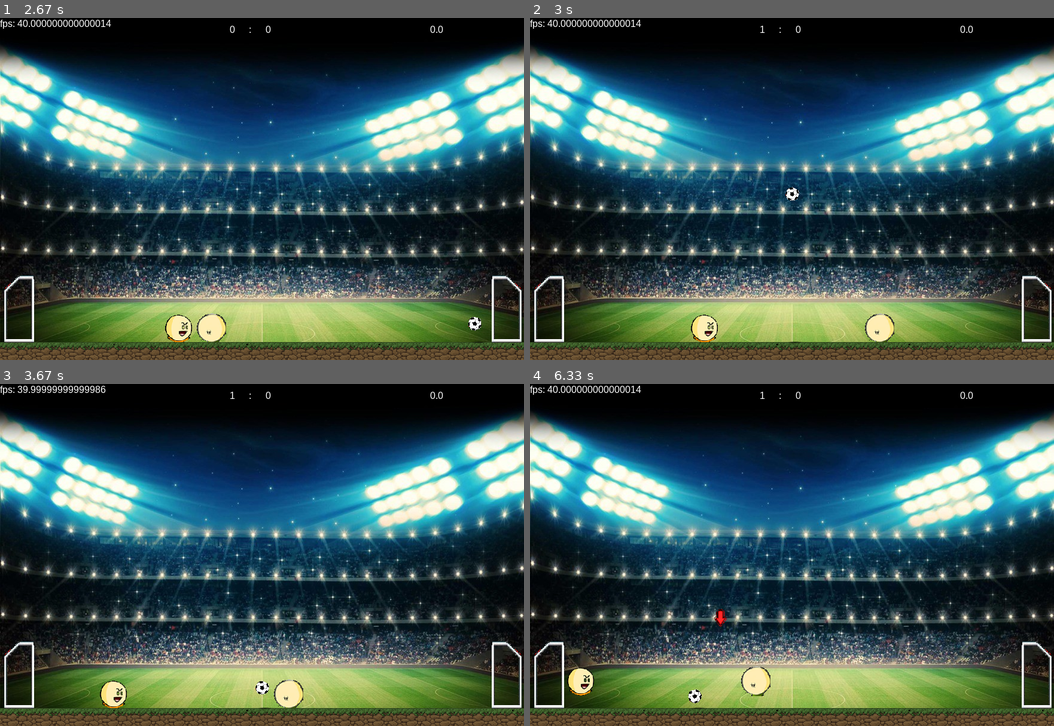
Above: before the commit, frames 1-4 (two rows, left to right).
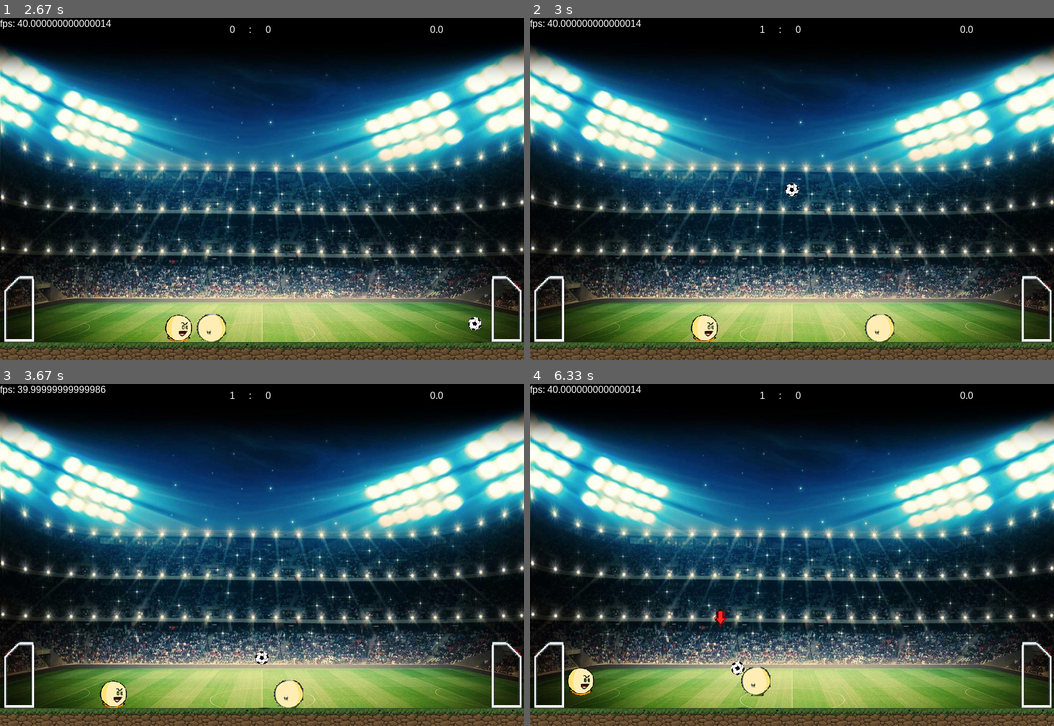
Above: after the commit, the same moments.

Repository: pedrooa/Projeto-Final
Game: pygame game, started from main_2_VersãoPedrão.py
Two runs of this game, one before a commit and one after it. Both use one fixed random seed, a clock stepped at 60 frames per second and the inputs below.
Inputs:
- Up to frame 1 (2.67 s): hold Left 0.33-0.87 s; hold Down 0.9-1.2 s; hold S 0.9-1.2 s; hold Left 1.23-1.63 s; hold A 1.23-1.63 s; hold Up 1.67-2.03 s; hold W 1.67-2.03 s; hold Right from 2.07 s (still down); hold D from 2.07 s (still down)
- Up to frame 2 (3 s): release Right at 2.7 s; release D at 2.7 s; hold Down from 2.73 s (still down); hold S from 2.73 s (still down)
- Up to frame 3 (3.67 s): release Down at 3.1 s; release S at 3.1 s; hold Left 3.13-3.6 s; hold A 3.13-3.6 s; hold Right from 3.63 s (still down); hold D from 3.63 s (still down)
- Up to frame 4 (6.33 s): release Right at 4.1 s; release D at 4.1 s; hold Up 4.13-4.43 s; hold W 4.13-4.43 s; hold Right 4.47-4.93 s; hold D 4.47-4.93 s; hold Left 4.97-5.5 s; hold A 4.97-5.5 s; hold Down 5.53-5.83 s; hold S 5.53-5.83 s; hold Left 5.87-6.27 s; hold A 5.87-6.27 s; hold Up from 6.3 s (still down); hold W from 6.3 s (still down)

Frame 1 is identical in both runs. In frame 2, less than 0.1% of the frame differs, in the area x 48-52%, y 48-54%; in frame 3, 0.2%; in frame 4, 0.2%, in the area x 30-42%, y 81-96%.

Commit message:
Colisao da bola e jogadores com a trave arrumada, powerup do gol arrumado, colisao entre players melhorada

Diff:
--- a/Sprites.py
+++ b/Sprites.py
@@ -22,11 +22,11 @@
 
 
     def update(self):
-
         #Encerrar o powerup
-        if self.power == 2 or self.power == 0  and pg.time.get_ticks() - self.power_time > POWERUP_TIME:
+        if self.power == 2 and pg.time.get_ticks() - self.power_time > POWERUP_TIME:
             self.power = 1
-            power_time = 0
+        if self.power == 0 and pg.time.get_ticks() - self.power_time > POWERUP_TIME:
+            self.power = 1
         self.golmaior()
 
     def golmaior(self):
@@ -35,7 +35,7 @@
             self.image.set_colorkey(RED)
             self.rect = self.image.get_rect()
             self.rect.x = self.x
-            self.rect.y = self.y +40
+            self.rect.y = self.y + 40
         if self.power == 1:
             self.image = pg.transform.scale(self.traves[0], (TRAVE_W,TRAVE_H))
             self.image.set_colorkey(RED)
@@ -49,11 +49,17 @@
             self.rect.x = self.x
             self.rect.y = self.y - 80
     def powerup_1(self):
-        self.power+=1
-        self.power_time = pg.time.get_ticks()
+        if self.power == 2:
+            self.power_time = pg.time.get_ticks()
+        else:
+            self.power += 1
+            self.power_time = pg.time.get_ticks()
     def powerup_2(self):
-        self.power -=1
-        self.power_time = pg.time.get_ticks()
+        if self.power == 0:
+            self.power_time = pg.time.get_ticks()
+        else:
+            self.power -= 1
+            self.power_time = pg.time.get_ticks()
 
 class Bola(pg.sprite.Sprite):
     def __init__(self,x,y,raio,imagem):
@@ -113,6 +119,28 @@
 
         dist = math.hypot(dx,dy)
         soma_raios = self.radius + other.radius
+
+        """v = vetor(dx, dy)
+        versor = v/dist
+        inter = soma_raios - dist
+
+        if inter < 0:
+            inter = -inter
+
+        if (other.pos.y < HEIGHT - 30 - other.radius):
+            (self.pos.x, self.pos.y) = (self.pos.x, self.pos.y + 10) + inter * versor * 0.75
+        else:
+            (self.pos.x, self.pos.y) = (self.pos.x, self.pos.y) + inter * versor * 0.75
+
+        force = inter
+
+        FEL = force * versor
+
+        self.vel = FEL"""
+
+
+
+
         if dist < soma_raios:
             force = 6*(soma_raios - dist)
             v = vetor(other.rect.x-self.rect.x,other.rect.y-self.rect.y)
@@ -256,7 +284,7 @@
     def __init__(self,game):
         pg.sprite.Sprite.__init__(self)
         self.game = game
-        self.type = random.choice(['crescer','diminuir','velocidade','gelo'])
+        self.type = random.choice(['crescer','diminuir','velocidade'])
         self.image = self.game.powerup_images[self.type]
         self.image.set_colorkey(BLACK)
         self.rect = self.image.get_rect()
--- a/main_2_VersãoPedrão.py
+++ b/main_2_VersãoPedrão.py
@@ -170,18 +170,24 @@
             self.player2.vel.x = 0
             self.player1.acc.x = 0
             self.player2.acc.x = 0
-            """self.player1.vel.y = 0
-            self.player2.vel.y = 0
-            self.player1.acc.y = 0
-            self.player2.acc.y = 0"""
+            if self.bateu or self.bateu_2:
+                self.player1.vel.y = -1
+                self.player2.vel.y = -1
+                self.player1.acc.y = -1
+                self.player2.acc.y = -1
+
 
             dx = self.player1.rect.centerx - self.player2.rect.centerx
             dy = self.player2.rect.centery - self.player2.rect.centery
 
             dist = math.hypot(dx,dy)
-
             soma_raios = self.player1.radius + self.player2.radius
-            v = vetor(self.player1.rect.centerx - self.player2.rect.centerx,self.player2.rect.centery - self.player2.rect.centery)
+
+            if self.bateu or self.bateu_2:
+                v = vetor(dx, dy)
+            else:
+                v = vetor(dx, 0)
+
             v_metade = v*0.05
 
             self.player1.pos += v_metade
@@ -194,7 +200,6 @@
                 self.player1.pos.y = self.trave1.rect.top + 2
                 self.player1.vel.y = 0
             if self.player1.pos.y - 60 <= self.trave1.rect.top:
-                self.player1.vel.y = 0
                 self.player1.vel.y = 5
 
         #Se bater na trave - player2
@@ -204,12 +209,12 @@
                 self.player2.pos.y = self.trave2.rect.top + 2
                 self.player2.vel.y = 0
             if self.player2.pos.y - 60 <= self.trave2.rect.top:
-                self.player2.vel.y = 0
                 self.player2.vel.y = 5
+
+        # Se Bater Bola na Trave
         if self.bateu_bola_trave_1:
-            if self.bola.pos.y <= self.trave1.rect.top and self.bola.vel.y > 0:
-                self.bola.vel.y = -self.bola.vel.y
-            if self.bola.pos.y - self.bola.radius >= self.trave1.rect.top:
+            if self.bola.pos.y + self.bola.radius >= self.trave1.rect.top \
+            and self.bola.pos.x <= 67:
                 self.bola.vel.y = -self.bola.vel.y
                 self.timer += 1
                 if self.timer == 5:
@@ -227,9 +232,8 @@
                     self.timer = 0
 
         if self.bateu_bola_trave_2:
-            if self.bola.pos.y <= self.trave2.rect.top and self.bola.vel.y > 0:
-                self.bola.vel.y = -self.bola.vel.y
-            if self.bola.pos.y - self.bola.radius >= self.trave2.rect.top:
+            if self.bola.pos.y + self.bola.radius >= self.trave2.rect.top\
+            and self.bola.pos.x >= WIDTH - 63:
                 self.bola.vel.y = -self.bola.vel.y
                 self.timer += 1
                 if self.timer == 5:
